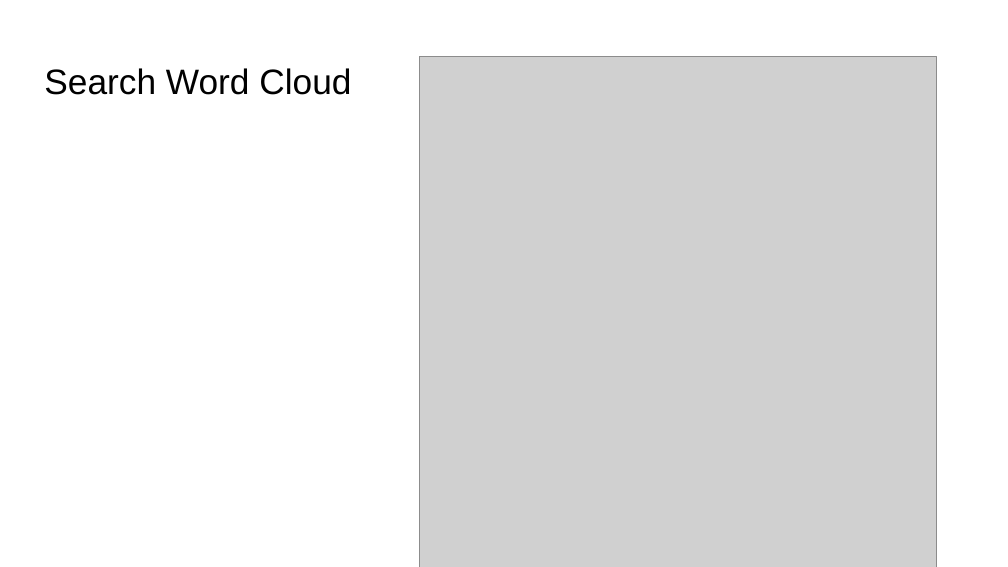
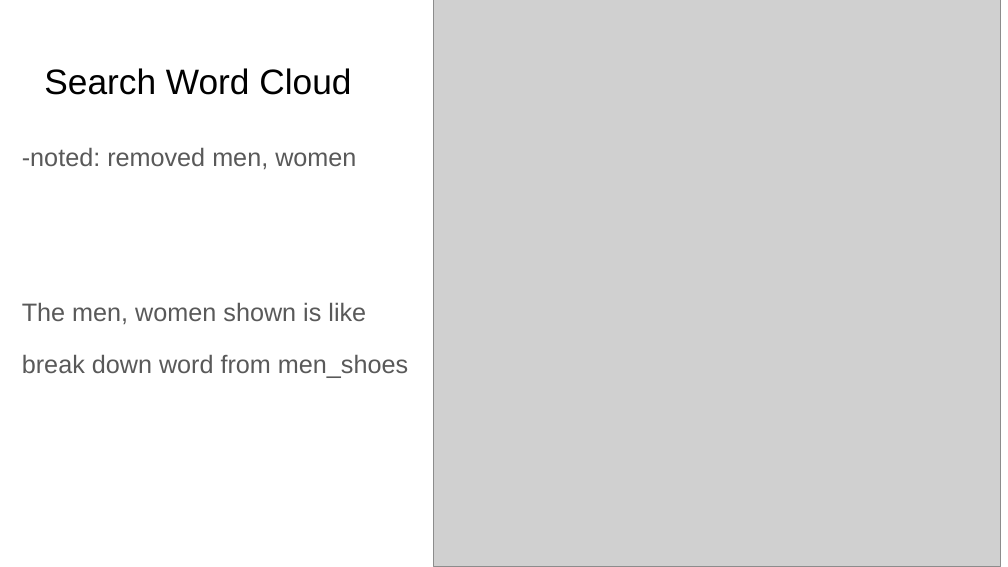
Before and after one commit to shark-yun/M148-CustomerBehaviorPrediction, a slide deck: slide 11 of Visualization_DEA_week3.pptx. Drawn at 1008x567 pixels with LibreOffice and Linux fonts; fonts in the diff are those of the drawing; grey boxes stand for pictures. Boxes give left, top, right and bottom in pixels: in the first picture for what was removed or moved away, otherwise in the second. Text is boxed around its words. In the diff, an @@ line names an element or a change of style, - is before the commit and + after.

Commit message:
Week 3 DEA

```diff
--- a/Visualization_DEA_week3.pptx
+++ b/Visualization_DEA_week3.pptx
@@ picture resized from (x1=419, y1=56, x2=937, y2=567) to (x1=433, y1=0, x2=1001, y2=567) @@
@@ text added at (x1=22, y1=147, x2=408, y2=378), 18 pt, text #595959 @@
+-noted: removed men, women
+The men, women shown is like
+break down word from men_shoes
```
